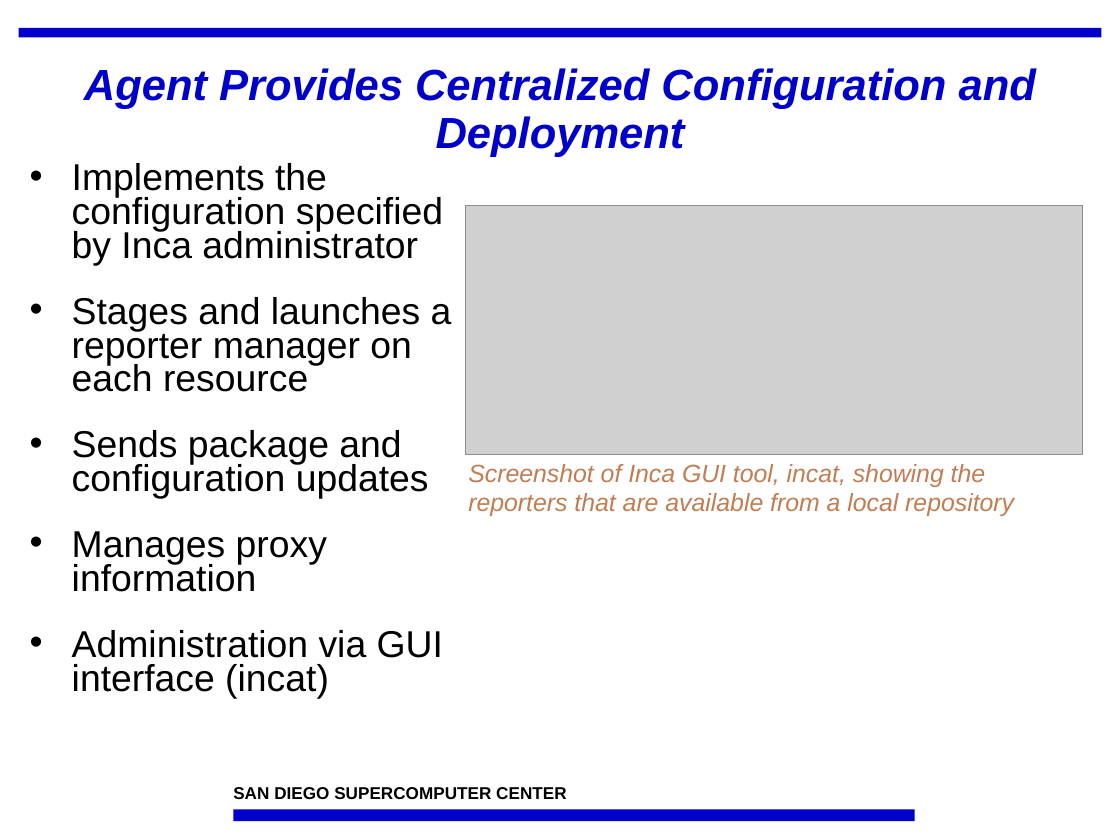
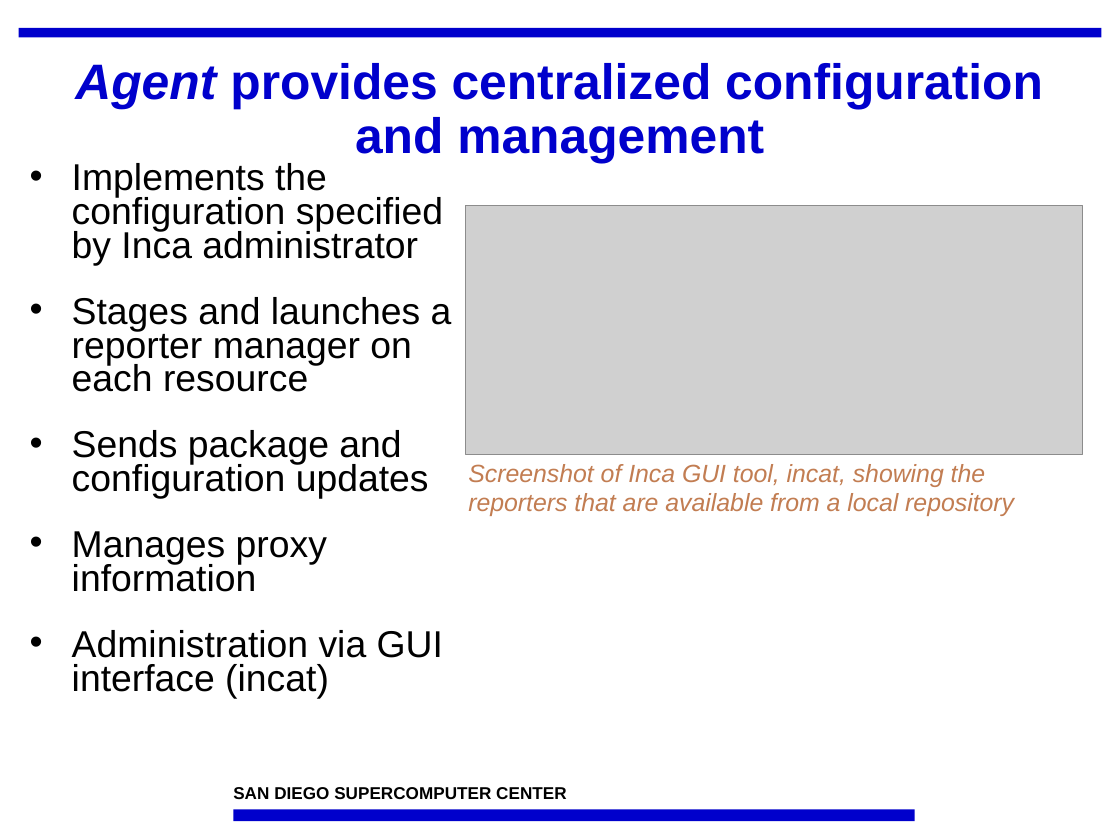
Before and after one commit to IncaProject/inca-xsede, a slide deck: slide 7 of talks/sc07/inca-sc07.ppt. Drawn at 1120x840 pixels with LibreOffice and Linux fonts; fonts in the diff are those of the drawing; grey boxes stand for pictures; background and template pictures are left out. Boxes give left, top, right and bottom in pixels: in the first picture for what was removed or moved away, otherwise in the second. Text is boxed around its words. In the diff, an @@ line names an element or a change of style, - is before the commit and + after.

```diff
--- a/talks/sc07/inca-sc07.ppt
+++ b/talks/sc07/inca-sc07.ppt
@@ title at (75, 63, 1043, 163): text changed; size 28 to 32 pt; italic off @@
-Agent Provides Centralized Configuration and Deployment
+Agent provides centralized configuration and management
```
Also in this commit, not shown: 12 other slides changed.
